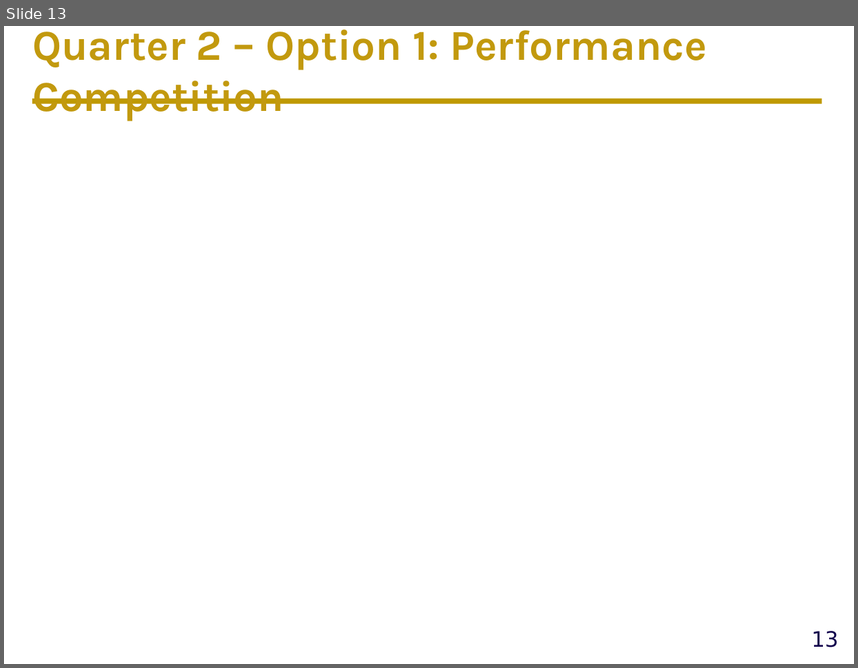
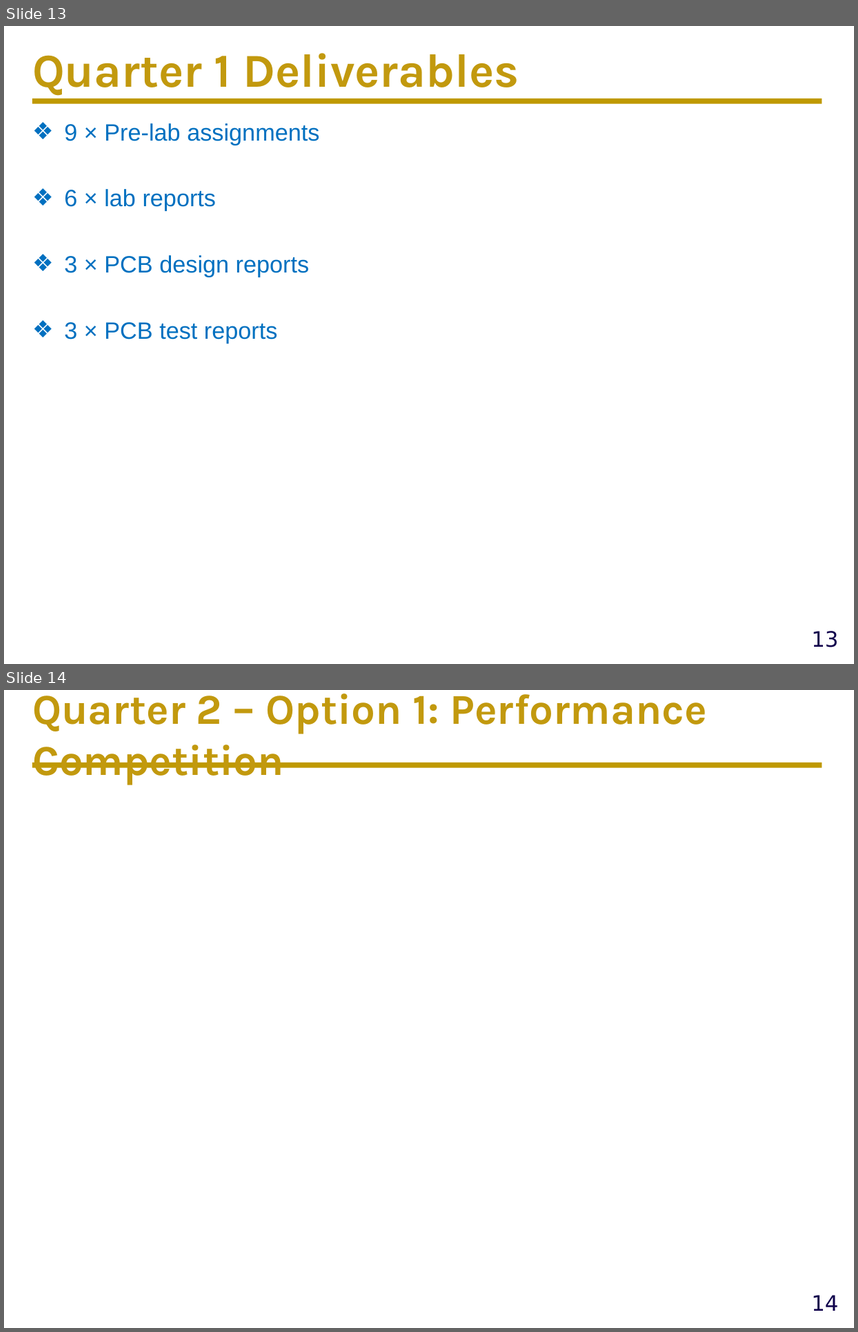
Before and after one commit to ucdart/UCD-EEC134, a slide deck: lectures/lec0/Lec0-CourseMechanisms.pptx. Shown one above the other, each under a label of ours: slide 13 before the commit, slides 13 and 14 after it. The pictures are 858x668 and 858x1332 pixels, drawn with LibreOffice and Linux fonts; fonts in the diff are those of the drawing; grey boxes stand for pictures; background and template pictures are left out. Boxes give left, top, right and bottom in pixels: in the first picture for what was removed or moved away, otherwise in the second. Text is boxed around its words. In the diff, an @@ line names an element or a change of style, - is before the commit and + after.

```diff
--- a/lectures/lec0/Lec0-CourseMechanisms.pptx
+++ b/lectures/lec0/Lec0-CourseMechanisms.pptx
@@ slide 13 added at [4, 26, 854, 664], background #FFFFFF; not listed: 2 template elements that a slide beside it also shows @@
@@ title added at [32, 53, 519, 96], 40 pt, text #C2990E, bold @@
+Quarter 1 Deliverables
@@ text added at [64, 123, 319, 343], 20 pt, text #0070C0 @@
+❖ 9 × Pre-lab assignments
+❖ 6 × lab reports
+❖ 3 × PCB design reports
+❖ 3 × PCB test reports
@@ what was slide 13 is now slide 14 @@
@@ page number at [811, 1294, 838, 1310]: text changed @@
-13
+14
```
Also in this commit, not shown: 2 slides changed, 1 other slide added, 1 slide removed, 2 other files.
